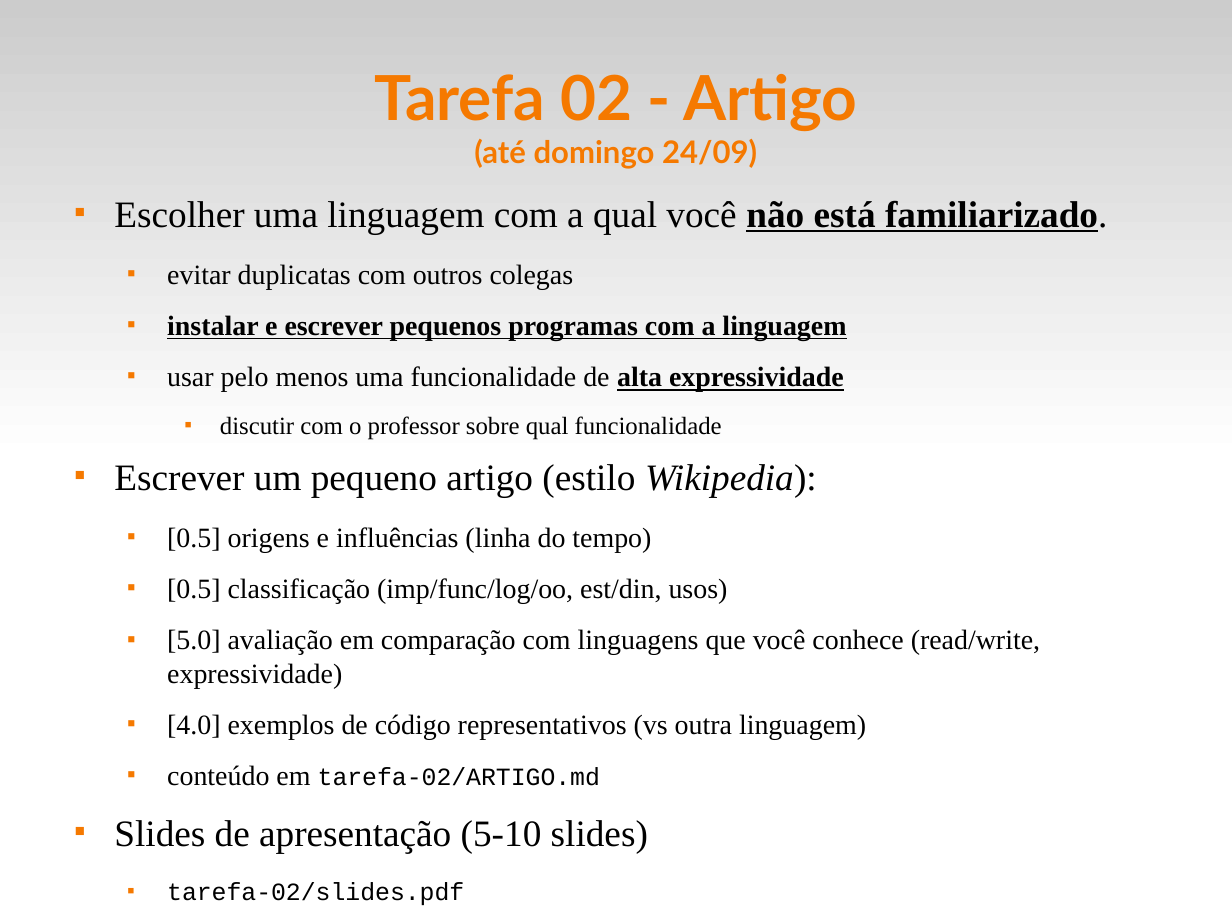
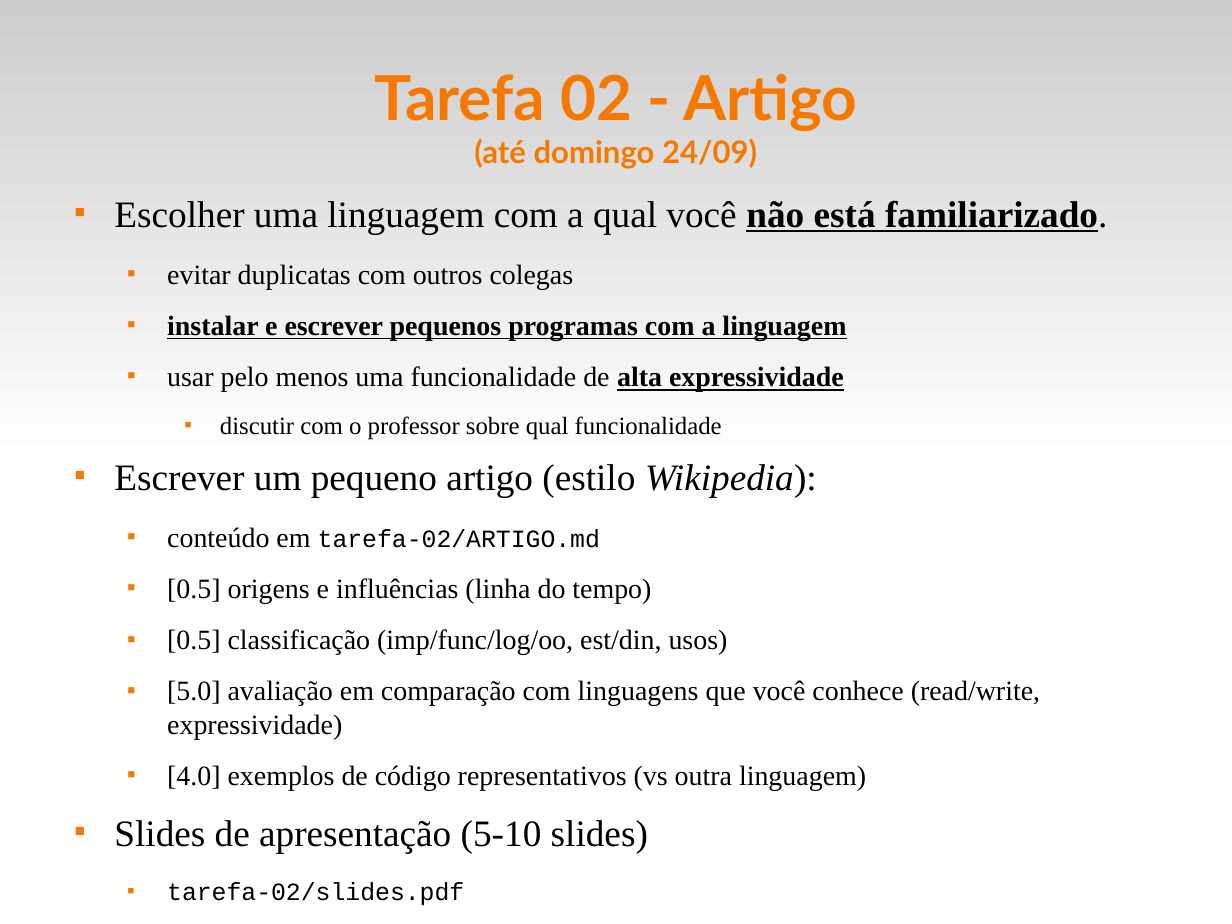
Before and after one commit to fsantanna-uerj/EDL, a slide deck: slide 10 of slides/edl-00.odp. Drawn at 1232x924 pixels with LibreOffice and Linux fonts; fonts in the diff are those of the drawing. Boxes give left, top, right and bottom in pixels: in the first picture for what was removed or moved away, otherwise in the second. Text is boxed around its words. In the diff, an @@ line names an element or a change of style, - is before the commit and + after.

```diff
--- a/slides/edl-00.odp
+++ b/slides/edl-00.odp
@@ text at (x1=167, y1=527, x2=600, y2=548): paragraph added @@
+  ■ conteúdo em tarefa-02/ARTIGO.md
@@ text at (x1=167, y1=765, x2=600, y2=786): paragraph removed @@
-  ■ conteúdo em tarefa-02/ARTIGO.md
```
Also in this commit, not shown: 4 other slides changed, 5 other files.
